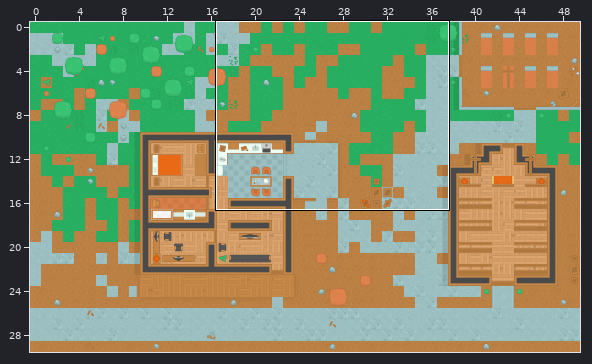
Tiled map -- maps/home.tmx. Above, an overview of the earlier version with the close-up marked.
Close-up. The starting point:
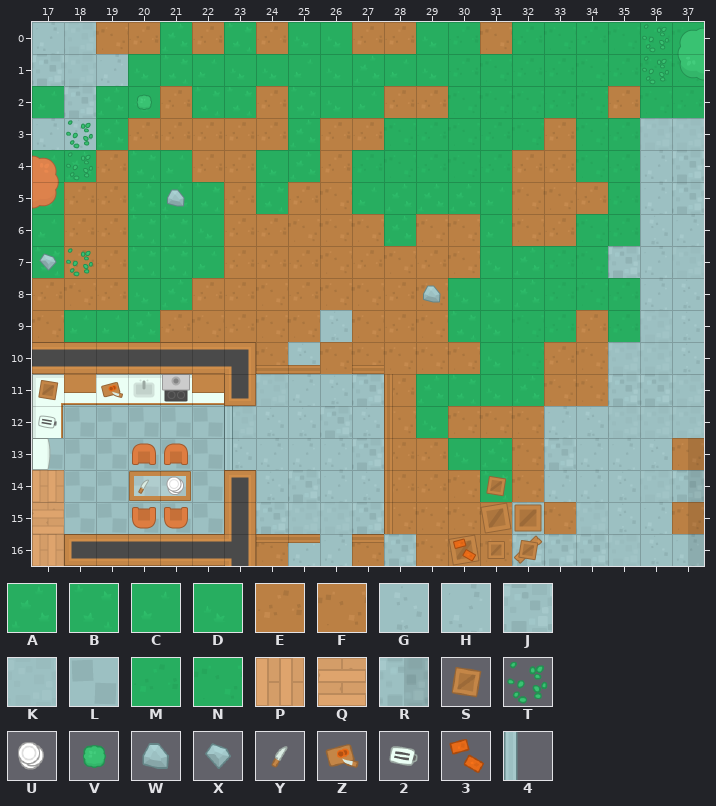
Cells are 64x64 px. Shown: x 17..37, y 0..16. The commit also changed other parts of the map, which this record leaves out.
Key: from "tile_set": A 0, B 1, C 2, D 3, E 4, F 5, G 6, H 7, J 8, K 9, L 10, M 16, N 17, P 96, Q 99, R 127, S 156, T 212, U 214, V 234, W 236, X 237, Y 240, Z 267, 2 268, 3 288, 4 496.
_ is an empty cell, # one hidden under a higher layer.
Layers that did not change in this view are not listed.
Layer "ground" before, first column x 17:
 0 HKFEAEBEDDEEDMFMNMNMN
 1 JKHDBCDDCDACDMNMMNMNN
 2 CJADEBBEBDCEENNNMNENM
 3 HGAEEEEEAEENMNMNENMKK
 4 CAEBCEEDAEMNMNMEENMHJ
 5 DEEAABEBEFCAAACFFEMHJ
 6 CEEBBDEEFFFAFFCFENMGH
 7 BEEBBCEEEFEFEFDAMNJHK
 8 EFEDAEEFEFFEFDDAMNMHG
 9 FCCAEFEFFGFEFBDNMEMKG
10 #######FGFFFFFDNEFKKG
11 LLLLLL#KHGJEABDAFFJJK
12 LLLLLLKGGJGFDFFFHGKKK
13 LLLLLLGHHHJEEDAFJHHGF
14 PLLLLL#GJHGEEFBFHHGKJ
15 QLLLLL#JKKJFFFFKFKGHF
16 P######FHHFJFEFJJJKGH
Layer "decoration" before, first column x 17:
 0 _____________________
 1 _____________________
 2 ___V_________________
 3 _T___________________
 4 _T___________________
 5 ____W________________
 6 _____________________
 7 XT___________________
 8 _____________________
 9 _____________________
10 _____________________
11 S_Z__________________
12 2_____4______________
13 ______4_____________R
14 ___YU_______________R
15 ____________________R
16 _____________3_S____R
After the commit:
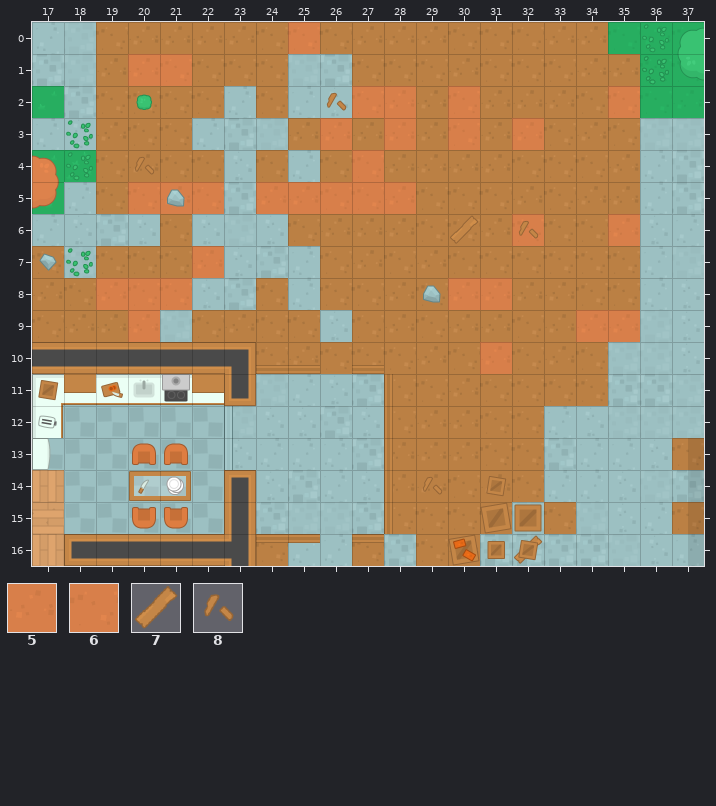
Further tiles: from "tile_set": 5 14, 6 15, 7 264, 8 265.
See-through tiles are keyed as they look on the map.
Difference:
Layer "ground":
Tile 5 replaces tile A in row 5 at x 21 and 28; in row 9 at x 20.
Tile 5 replaces tile B in row 5 at x 24.
Tile 5 replaces tile C in row 7 at x 22.
Tile 5 replaces tile D in row 1 at x 20; in row 8 at x 30 to 31; in row 10 at x 31.
Tile 5 replaces tile E in row 2 at x 28; in row 3 at x 26; in row 5 at x 25; in row 8 at x 19; in row 9 at x 34.
Tile 5 replaces tile M in row 6 at x 35; in row 9 at x 35.
Tile 5 replaces tile N in row 3 at x 28 and 32.
Tile 6 replaces tile A in row 5 at x 20; in row 8 at x 21.
Tile 6 replaces tile B in row 1 at x 21; in row 5 at x 22.
Tile 6 replaces tile C in row 2 at x 27; in row 5 at x 27.
Tile 6 replaces tile D in row 0 at x 25; in row 8 at x 20.
Tile 6 replaces tile E in row 2 at x 35.
Tile 6 replaces tile F in row 5 at x 26; in row 6 at x 32.
Tile 6 replaces tile M in row 4 at x 27.
Tile 6 replaces tile N in rows 2 to 3 at x 30.
Tile E replaces tile A in row 0 at x 21; in row 3 at x 19 and 25; in row 6 at x 28; in row 8 at x 32.
Tile E replaces tile B in row 0 at x 23; in row 4 at x 20; in row 9 at x 30; in row 11 at x 30; in row 14 at x 31.
Tile E replaces tile C in row 6 at x 31; in row 9 at x 18 to 19.
Tile E replaces tile D in row 0 at x 29; in row 9 at x 31; in row 12 at x 29; in row 13 at x 30.
Tile E replaces tile G in row 10 at x 25.
Tile E replaces tile H in row 1 at x 19.
Tile E replaces tile M in row 0 at x 34; in row 1 at x 30 and 35; in row 2 at x 33; in row 3 at x 29 and 31; in row 4 at x 29, 31 and 35; in row 5 at x 35.
Tile E replaces tile M in rows 8 to 9 at x 33.
Tile E replaces tile N in row 0 at x 33; in row 1 at x 34; in row 2 at x 31 to 32; in row 3 at x 34; in row 4 at x 28 and 30.
Tile F replaces tile A in row 1 at x 27; in row 2 at x 19; in row 5 at x 29 to 30; in row 7 at x 32; in row 11 at x 29 and 32; in row 13 at x 31.
Tile F replaces tile B in row 2 at x 22; in row 6 at x 21; in row 7 at x 17 and 20 to 21.
Tile F replaces tile C in row 1 at x 22 and 28; in row 4 at x 21; in row 5 at x 31.
Tile F replaces tile D in row 0 at x 26; in row 1 at x 23 to 24 and 29; in row 2 at x 20; in row 4 at x 24; in row 7 at x 31; in row 11 at x 31.
Tile F replaces tile J in row 7 at x 35.
Tile F replaces tile M in row 0 at x 30 and 32; in row 1 at x 32 to 33; in row 3 at x 35; in row 7 at x 33; in row 8 at x 35.
Tile F replaces tile N in row 1 at x 31; in row 2 at x 34; in row 4 at x 34; in rows 6 to 8 at x 34; in rows 9 to 10 at x 32.
Tile G replaces tile B in row 6 at x 20.
Tile G replaces tile D in row 2 at x 26; in row 6 at x 22.
Tile G replaces tile E in row 4 at x 23; in row 6 at x 18 and 24; in row 7 at x 23; in row 8 at x 22.
Tile H replaces tile A in row 4 at x 25.
Tile H replaces tile B in row 2 at x 23 and 25.
Tile H replaces tile C in row 6 at x 17.
Tile H replaces tile E in row 3 at x 22; in row 5 at x 18; in rows 7 to 8 at x 25.
Tile J replaces tile D in row 1 at x 26.
Tile J replaces tile E in row 3 at x 23; in row 5 at x 23; in row 6 at x 19; in row 7 at x 24; in row 8 at x 23.
Tile J replaces tile F in row 16 at x 31.
Tile K replaces tile C in row 1 at x 25.
Tile K replaces tile E in row 3 at x 24; in row 6 at x 23; in row 7 at x 18; in row 9 at x 21.
Layer "decoration":
Tile 7 is added in row 6 at x 30.
Tile 8 is added in row 2 at x 26; in row 4 at x 20; in row 6 at x 32; in row 14 at x 29.
Changed places in both close-ups, as pixel boxes (x1, y1, x2, y2):
changed: (32, 22, 640, 502)
changed: (480, 534, 512, 566)
